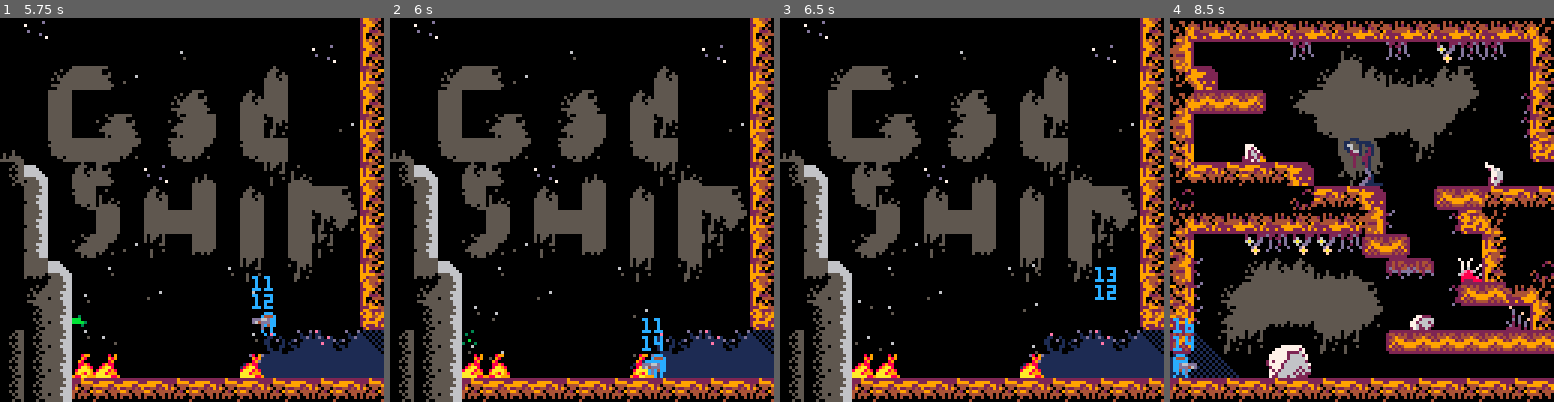
Above: before the commit, frames 1-4 (left to right).
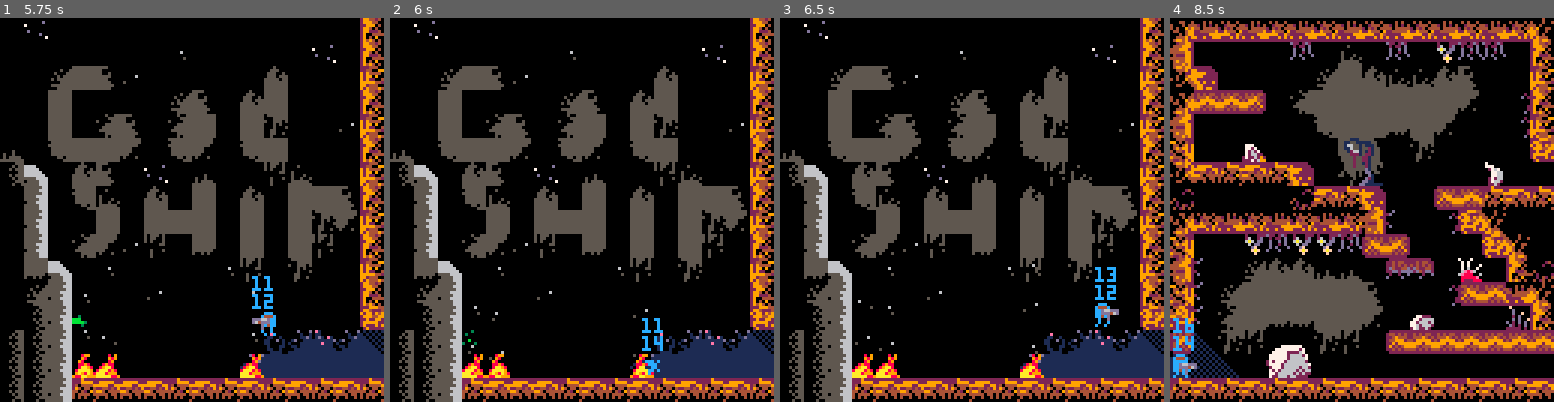
Above: after the commit, the same moments.

Repository: joansolroo/pico8-godship
Game: PICO-8 cartridge godship1.0.p8
Two runs of this game, one before a commit and one after it. Both use one fixed random seed, a clock stepped at 60 frames per second and the inputs below.
Inputs:
- Up to frame 1 (5.75 s): tap X (X key) at 0.33, 1.07, 1.85, 2.97, 4.08, 5.2 s; tap O (Z key) at 0.7, 1.7, 2.1, 2.5, 2.9, 3.3, 3.7, 4.1, 4.5, 4.9, 5.3, 5.7 s; hold Right 1.6-2.1 s; hold Up 2.15-2.42 s; hold Right 2.47-3.03 s; hold Left 3.08-3.58 s; hold Down 3.63-3.97 s; hold Right 4.02-4.68 s; hold Up 4.73-5.03 s; hold Left 5.08-5.68 s; hold Down from 5.73 s (still down)
- Up to frame 2 (6 s): keep holding Down
- Up to frame 3 (6.5 s): release Down at 6.03 s; hold Right from 6.08 s (still down); tap O (Z key) at 6.1 s; tap X (X key) at 6.32 s
- Up to frame 4 (8.5 s): tap O (Z key) every 0.4 s from 6.5 to 8.1 s; release Right at 6.58 s; hold Right 6.63-7.13 s; hold Up 7.18-7.45 s; tap X (X key) at 7.43 s; hold Right 7.5-8.07 s; hold Left from 8.12 s (still down)

Frame 1 is identical in both runs. In frame 2, 0.2% of the frame differs, in the area x 65-72%, y 87-94%; in frame 3, 0.2%; in frame 4, 1.0%, in the area x 81-94%, y 56-69%.

Commit message:
update++
- walker behaviour update,
- bug fix,
- map and graphics update
- begin implementation scenario

Diff:
--- a/godship1.0.p8
+++ b/godship1.0.p8
@@ -84,7 +84,8 @@
 		{58*8, 27*8, 9, 1}}},			-- jumper
 
 	-- room 6
-	{16*16, 16*8, 16*8, 16*8, {5,7}, {}},
+	{16*16, 16*8, 16*8, 16*8, {5,7}, {
+		{35*8, 20*8, 8, -1}}},			-- walker
 
 	-- room 7
 	{16*8, 16*8, 16*8, 16*8, {6,8}, {
@@ -173,11 +174,12 @@
 	initializeplayer()
 	initializecollision()
 	initializecamera()
+	initializeScenario()
 	reset()
 
-	--placeScenario(9*8, 14*8, 33)
-	--placeScenario(11*8, 14*8, 34)
-	--placeScenario(13*8, 14*8, 35)
+	--placescenario(9*8, 14*8, 33)
+	--placescenario(11*8, 14*8, 34)
+	--placescenario(13*8, 14*8, 35)
 end
 
 function reset()
@@ -185,7 +187,8 @@
 	gamestate = game_state_playing
 	resetcontroller()
 	resetplayer()
-	resetRoomsystem()
+	resetroomsystem()
+	resetScenario()
 end
 
 function _update()
@@ -304,9 +307,9 @@
 			spr(253, player.positionx + player.direction*8*player.sizex, player.positiony, 1, 1, (player.direction > 0))
 		elseif (player.action == unit_state_charging) then
 			if (framecounter - player.shoottime > constant_chargeshoottime) then
-				line(player.positionx+3, player.positiony+3, player.positionx+4, player.positiony+3, 11)
+				line(player.positionx+3, player.positiony+3, player.positionx+4, player.positiony+3, 3)
 			elseif (framecounter - player.shoottime > constant_chargeshoottime/2) then
-				pset(player.positionx+3, player.positiony+3, 11)
+				pset(player.positionx+3, player.positiony+3, 3)
 			end
 		end
 	end
@@ -531,16 +534,23 @@
 end
 
 function controllerwalker(unit)
-	local d = distance(unit, player)
-	if (d <= 40 and d >= 4) then
-		unit.targetx = player.positionx
-		unit.targety = player.positiony
-		unit.targetdistance = d
-	elseif (unit.statetime > constant_random_behaviour) then
-		unit.targetx = unit.positionx - 16 + rnd(32)
-		unit.targety = unit.positiony
-		unit.targetdistance = abs(unit.targetx - unit.positionx)
-		unit.statetime = 0
+	-- avoid falling
+	if (unit.speedx > 0 and not checkflag(unit.positionx + 7, unit.positiony + 8, flag_solid) and not checkflag(unit.positionx + 7, unit.positiony + 8, flag_traversable)) then
+		unit.direction = -unit.direction
+	elseif (unit.speedx < 0 and not checkflag(unit.positionx, unit.positiony + 8, flag_solid) and not checkflag(unit.positionx, unit.positiony + 8, flag_traversable)) then
+		unit.direction = -unit.direction
+
+	-- avoid wall collision
+	elseif (unit.speedx > 0 and (checkflag(unit.positionx + 8, unit.positiony + 7, flag_solid) or checkflag(unit.positionx + 8, unit.positiony + 7, flag_traversable))) then
+		unit.direction = -unit.direction
+	elseif (unit.speedx < 0 and (checkflag(unit.positionx - 1, unit.positiony + 7, flag_solid) or checkflag(unit.positionx - 1, unit.positiony + 7, flag_traversable))) then
+		unit.direction = -unit.direction
+
+	-- avoid exit room
+	elseif (unit.speedx > 0 and not incurrentroom(unit.positionx + 8, unit.positiony + 7)) then
+		unit.direction = -unit.direction
+	elseif (unit.speedx < 0 and not incurrentroom(unit.positionx - 1, unit.positiony + 7)) then
+		unit.direction = -unit.direction
 	end
 end
 
@@ -548,25 +558,8 @@
 	local pstate = unit.state
 	unit.statetime += 1
 
-	-- compute speed on x axis
-	if (unit.targetx - unit.positionx > 4) then
-		unit.speedx = constant_walkerspeed
-		unit.direction = -1
-	elseif (unit.targetx - unit.positionx < -4) then
-		unit.speedx = -constant_walkerspeed
-		unit.direction = 1
-	else unit.speedx = 0 end
-
-	-- avoid falling from plateform
-	if (unit.speedx > 0 and not checkflag(unit.positionx + 7 + unit.speedx, unit.positiony + 8, flag_solid) and not checkflag(unit.positionx + 7 + unit.speedx, unit.positiony + 8, flag_traversable)) then
-		unit.speedx = 0
-	elseif (unit.speedx < 0 and not checkflag(unit.positionx - unit.speedx, unit.positiony + 8, flag_solid) and not checkflag(unit.positionx - unit.speedx, unit.positiony + 8, flag_traversable)) then
-		unit.speedx = 0
-	end
-
-	-- compute state
-	if (abs(unit.speedx) > 0) then unit.state = unit_state_walk
-	else unit.state = unit_state_idle end
+	unit.state = unit_state_walk
+	unit.speedx = -unit.direction * constant_walkerspeed
 
 	-- end
 	if (unit.state != pstate) then unit.statetime = 0 end
@@ -811,14 +804,14 @@
 
 
 -- ************************************************************************ room system functions ************************************************************************
-function resetRoomsystem()
+function resetroomsystem()
 	for unit in all(unitlist) do del(unitlist, unit) end
 	for unit in all(tmpunitlist) do del(tmpunitlist, unit) end
 	currentroom = 1
-	initializeRoom(currentroom)
-end
-
-function initializeRoom(room)
+	initializeroom(currentroom)
+end
+
+function initializeroom(room)
 	newunitlist = rooms[room][6]
 	for i = 1, count(newunitlist) do
 		if (newunitlist[i][3] == generator_fire) then placefire(newunitlist[i][1], newunitlist[i][2])
@@ -844,7 +837,7 @@
 
 		-- swap tmpunitlist and unitlist
 		tmpunitlist, unitlist = unitlist, tmpunitlist
-		initializeRoom(currentroom)
+		initializeroom(currentroom)
 		gamestate = game_state_camtransition
 
 		cam.targetx = mid(player.positionx - 64, rooms[currentroom][1], rooms[currentroom][1] + rooms[currentroom][3] - 128)
@@ -856,12 +849,25 @@
 
 -- ************************************************************************ scenario functions ************************************************************************
 -- place standard firework
-function placeScenario(x, y, powerUpSprite)
-	local block = initializeparticulegenerator(x, y, newanimation(32,1,1), newanimation(powerUpSprite, 1, 1), 100)
+function placescenario(x, y, powerupsprite, text)
+	local block = initializeparticulegenerator(x, y, newanimation(32,1,1), newanimation(powerupsprite, 1, 1), 100)
+	block.type = unit_type_scenario
 	block.plife = block.spawntime+1
 	block.pdirection = 0
-end
-
+	block.text = text
+end
+
+-- initialize scenario for the current game
+function initializeScenario()
+	scenario = {}
+	scenario.text = {}
+	scenario.remainingBlock = {}
+end
+
+function resetScenario()
+	for powerupposition in all(scenario.remainingBlock) do del(scenario.remainingBlock, powerupposition) end
+	--add(scenario.remainingBlock,{})
+end
 
 
 -- ************************************************************************ physics functions ************************************************************************
@@ -1013,8 +1019,8 @@
 end
 
 function collisioncheck(unit1, unit2)
-	if ( abs(unit1.positionx + 4*unit1.sizex - (unit2.positionx + 4*unit2.sizex)) < 4*(unit1.sizex + unit2.sizex) ) then
-		if ( abs(unit1.positiony + 4*unit1.sizey - (unit2.positiony + 4*unit2.sizey)) < 4*(unit1.sizey + unit2.sizey) ) then
+	if ( abs(unit1.positionx + 4*unit1.sizex - (unit2.positionx + 4*unit2.sizex)) < 4*(unit1.sizex + unit2.sizex) - 1 ) then
+		if ( abs(unit1.positiony + 4*unit1.sizey - (unit2.positiony + 4*unit2.sizey)) < 4*(unit1.sizey + unit2.sizey) - 1 ) then
 			return true
 		end
 	end
@@ -1497,19 +1503,19 @@
 
 __gff__
 000000000000000000080000000000000000000000000000000000000000000000000000000000000000000000000000000000000000000000000000000000000202020200000202020200000000020000000000000002020202000000020a0a0000000000000202020200000000000000020000000002020202020000000000
-0000000000000000000000000000000000000000000000000000000000000000000000000000000000000000000000000000000000000000000000000000000004040404000000000000001010000000000000000000000000000000000000001010000000000000000000000000000000000000000002000000000000000000
+0000000000000000000000000000000000000000000000000000000000000000000000000000000000000000000000000000000000000000000000000000000004040404000000000000001010000000040402000000000000000000000000001010000000000000000000000000000000000000000002000000000000000000
 __map__
 0070000000000000000000000000005668777877787778777877787778777867687877787778777877787778777867006877787778777877787778777877786700687778777877787778777877787867687778777877787778777877787778777877787778777877787778777877787778777877786700000000000000687767
 00000000000000f000000000007000565900000000c8004400c800c9c8c800565900c9c800c9c8c800c900c9c8c8666a69e7000000c800c800c80000c800c956005900c9d900c800c9000000d9c80056590000000000000000000000000043000043004300004300430000430000430043430043007677670000006877790056
-0000525455f1000000000045000000665849000000005263454444455500006669e70045440000000000000000d7566a59e76c6d00624544444544440000006600690000000000000000000000e92056690000000000000000000000000043000000004300000000430000000000430000430000000000766700005900000066
+0000525455f1000000000045000000665849000000005263454444455500006669e70045440000000000000000d7566a59e76c6d00624544444544440000006600690000000000000000000000e90056690000000000000000000000000043000000004300000000430000000000430000430000000000766700005900000066
 000054000000005255004563000000566841414200626363636363636500d75659e762636500000000c5000000d7660069e77c7d00007365536365740000d756005900c3000000000000000040414177790030000000000000000000000000000000000000000000000000000000000000430000000000007667005900000056
 0000540062550062540063730000f1665900000000005363637263650000d76669006372d7404141414142e74c4d767779404142000000c5007400000000d766006900000000000000000000c8c9d900000043000000000000000000430000000000000000000000000000000000000000000000000000000056006900000066
 75005363636500536500536300000056690000c700000050510073000000007679e773000000c5c5c5c5004d5b5bf2f3f3f3f3f3f4464749e700d7c0c200d7566879000000000000000000000000d746490043004300000000000000000043000000000043000000000000004300000000000000000000000076777900000056
-4f5d0045550070007500007444000066584748474849006061000000006b0000000000d746484747484748495b5b5bf2f3f3f3f3f3566a59e70000000000d766590000000000000000000000000000666900432443244324242443242424242424432424432424244324242443244300000000000000000000005e5f00000066
+4f5d0045550070007500007444000066584748474849006061000000006b0000000000d746484747484748495b5b5bf2f3f3f3f3f3566a59e70000000000d766590000000000000000000000000000666900430043004300000043000000000000430000430000004300000043004300000000000000000000005e5f00000066
 004e00534400450063004500635455566a000000006a47484900004041484748474847485700000000000058474747474847484748576a5900000000000000566900004300000000000000000000d756694748484748474848484748484848474848474747484748474847484748474847484748474847484748474800000056
 004e0000540054545400540054736566687877787778777859e700d77667000068777877787778777877787778777867687778777877787900c0c1c2e7000056590000710000000000005c4d4b5c4d66590000000000000000000000000000000000766759000000000000000000000000000000000046576877570000000066
-004e006265f174007200540054740056690000c9c8c9c9c84042000000660000590000c8440000c90044000000c80056690000c90000c8000000000000c500666900e971c7c5004d4b4d5b5b5b5b5b56694141420040420043004042004300000000007659200000000000000000004647484748470056006957000000000056
-00725d00f000000000f074007300006659e700524545757500c0c2000056006a690000626345754445634575000000665900004445754555754544d7c0c2d7566841414141424d5b5b5b5b5b5b5b5b66590000000000000000000000000000000000005659492443432446490000c06659000000000066005900000000004666
+004e006265f174007200540054740056690000c9c8c9c9c84042000000766700590000c8440000c90044000000c80056690000c90000c8000000000000c500666900e971c7c5004d4b4d5b5b5b5b5b56694141420040420043004042004300000000007659000000000000000000004647484748470056006957000000000056
+00725d00f000000000f074007300006659e700524545757500c0c2000000566a690000626345754445634575000000665900004445754555754544d7c0c2d7566841414141424d5b5b5b5b5b5b5b5b66590000000000000000000000000000000000005659490043430046490000c06659000000000066005900000000004666
 00524e010101f100000000000000005669e7526363636363550000d740417767590052636363636363636363550000566900626363636363727265000000d76659f3f371f3f3e25b5b5b5b5b5b43e25669474847484748474748474847484200000000667658434343465769c200005669004041414166006900000000005866
 004f4e0101010100000000000000007679e762637272636365007b000000c556690062636363636363657365000000665900626363657473000000000000005669f3f343f3f3f3e25b5b5b5b5b71f37679000000000000000000000000000000000000767778777877787779000000665900000000005600590000c300000056
 4f4f4e01010101000000005c4d4b4df243f473746c6d73740040414141414141790000737272737273000000003000566900627250510000c0c1c1c2e700006659f3f3f3f3f3f3f3e25b5b5b5b71f3f400000000000000000000000000000000c0c2000000430000004300000043005669414141420066006900000000000066
Not shown, changed: 19 lines of the sprite sheet (__gfx__) section of godship1.0.p8
